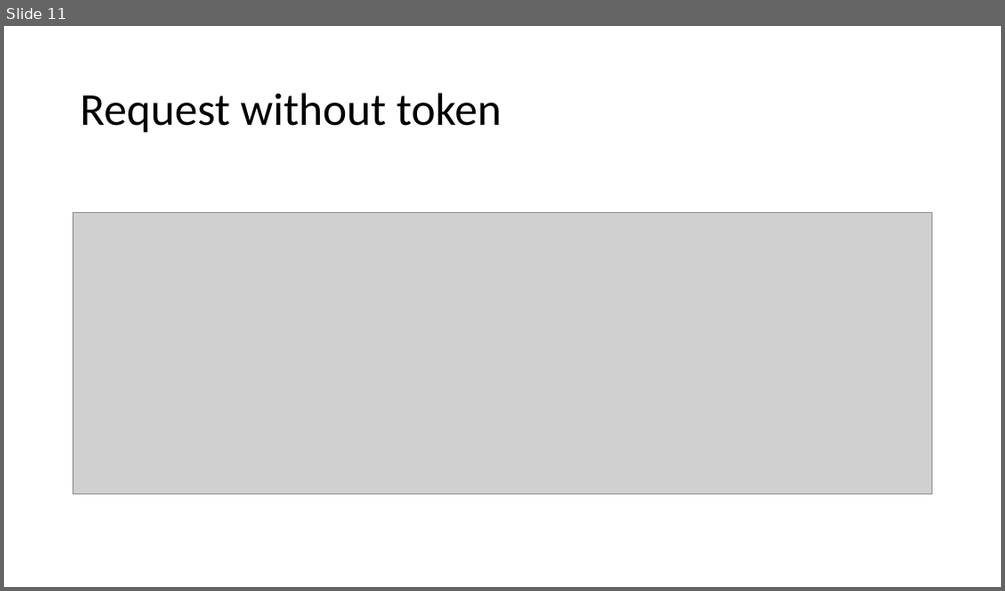
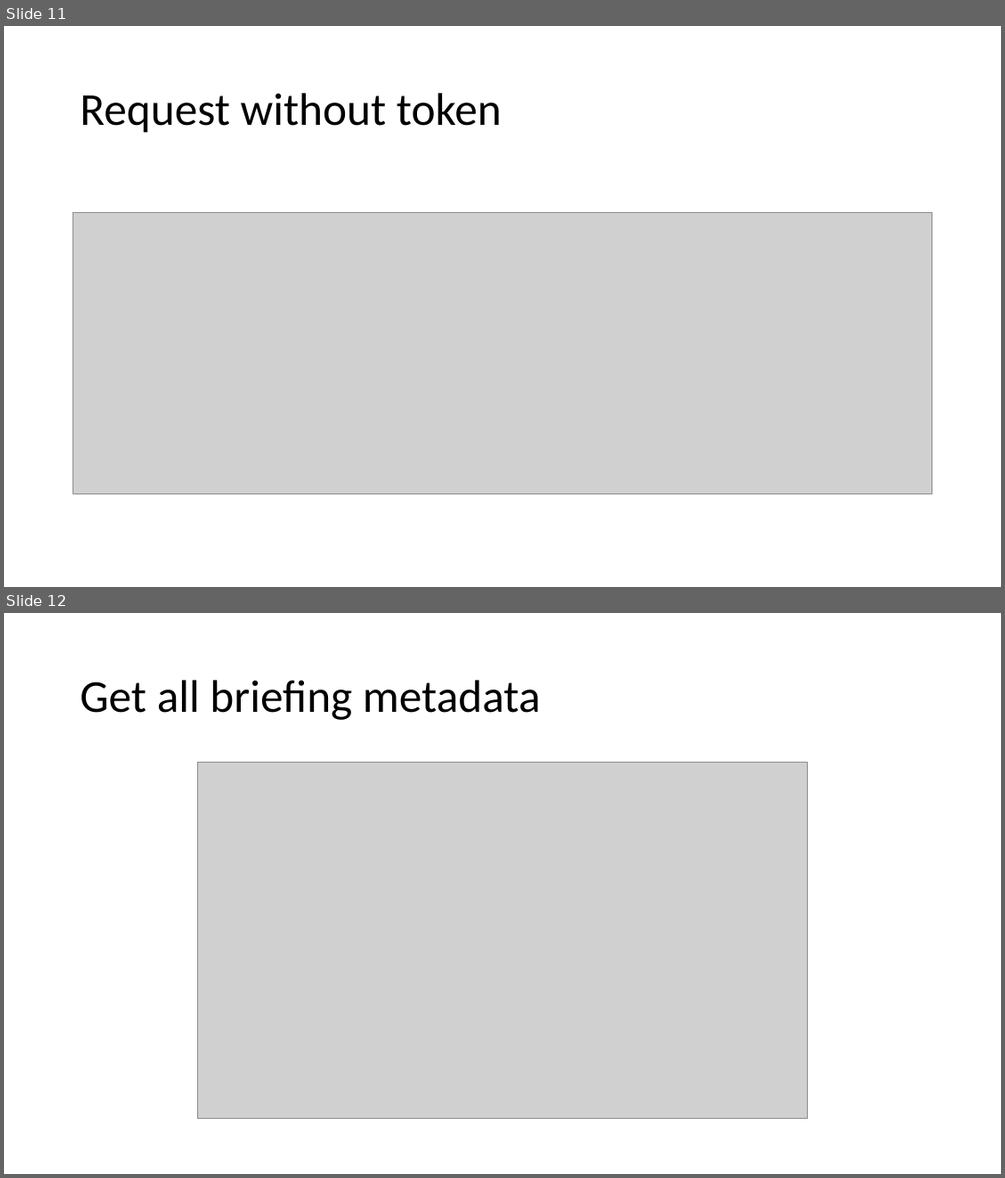
Before and after one commit to Lejuan60606/PlayGoodSolution, a slide deck: Presentation1.pptx. Shown one above the other, each under a label of ours: slide 11 before the commit, slides 11 and 12 after it. The pictures are 1005x591 and 1005x1178 pixels, drawn with LibreOffice and Linux fonts; fonts in the diff are those of the drawing; grey boxes stand for pictures. Boxes give left, top, right and bottom in pixels: in the first picture for what was removed or moved away, otherwise in the second. Text is boxed around its words. In the diff, an @@ line names an element or a change of style, - is before the commit and + after.

Commit message:
tested briefing and distribution api and updated ppt

```diff
--- a/Presentation1.pptx
+++ b/Presentation1.pptx
@@ slide 12 added at box(4, 613, 1001, 1174), background #FFFFFF @@
@@ title added at box(80, 680, 541, 720), 44 pt, text #000000 @@
+Get all briefing metadata
@@ picture added at box(198, 763, 808, 1119) @@
```
Also in this commit, not shown: 1 slide changed, 1 other slide added.
